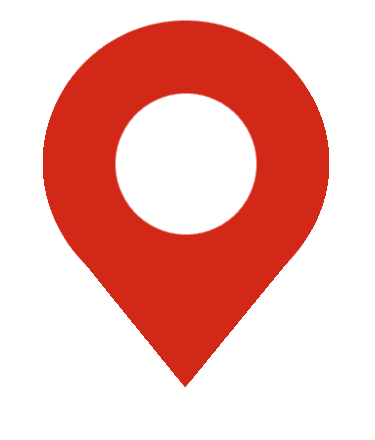
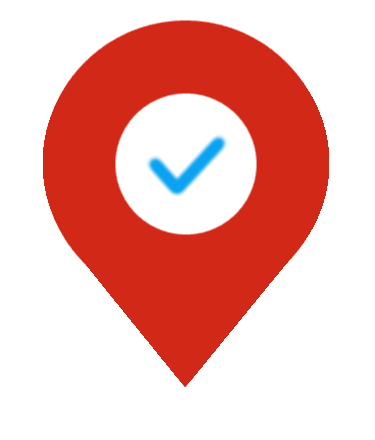
The second w=375, h=440 image is a revision of the first. Changes to its layers:
painted on "map.png" over left=146, top=134, right=228, bottom=198
